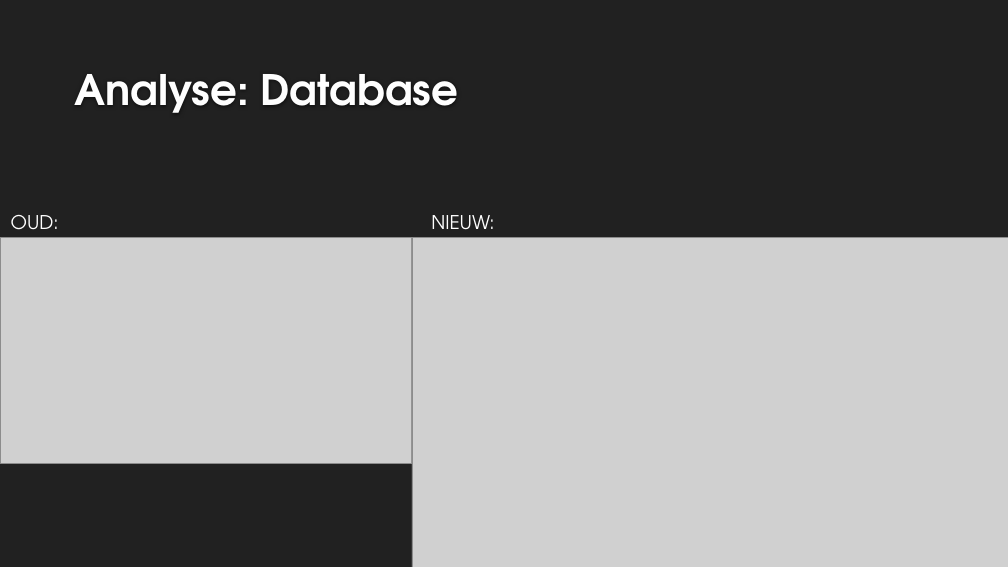
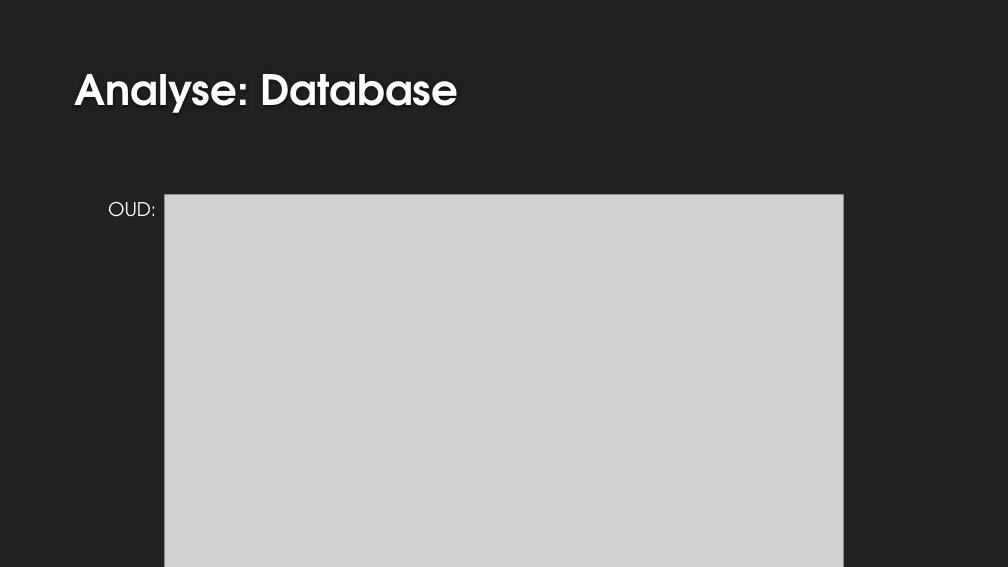
Before and after one commit to KevinD25/BBsnap, a slide deck: slide 15 of doc/Presentatie November.pptx (slide 14 before the commit). Drawn at 1008x567 pixels with LibreOffice and Linux fonts; fonts in the diff are those of the drawing; grey boxes stand for pictures; background and template pictures are left out. Boxes give left, top, right and bottom in pixels: in the first picture for what was removed or moved away, otherwise in the second. Text is boxed around its words. In the diff, an @@ line names an element or a change of style, - is before the commit and + after.

```diff
--- a/doc/Presentatie November.pptx
+++ b/doc/Presentatie November.pptx
@@ text "OUD:" rewrapped from (11, 215, 59, 238) to (108, 202, 156, 217) @@
@@ picture: place and size @@
-picture at (0, 237, 411, 464)
+picture at (165, 194, 844, 567)
@@ picture removed at (412, 237, 1008, 567) @@
@@ text removed at (431, 215, 494, 238) @@
-NIEUW:
```
Also in this commit, not shown: 1 other slide changed, 6 slides added, 4 slides removed.
